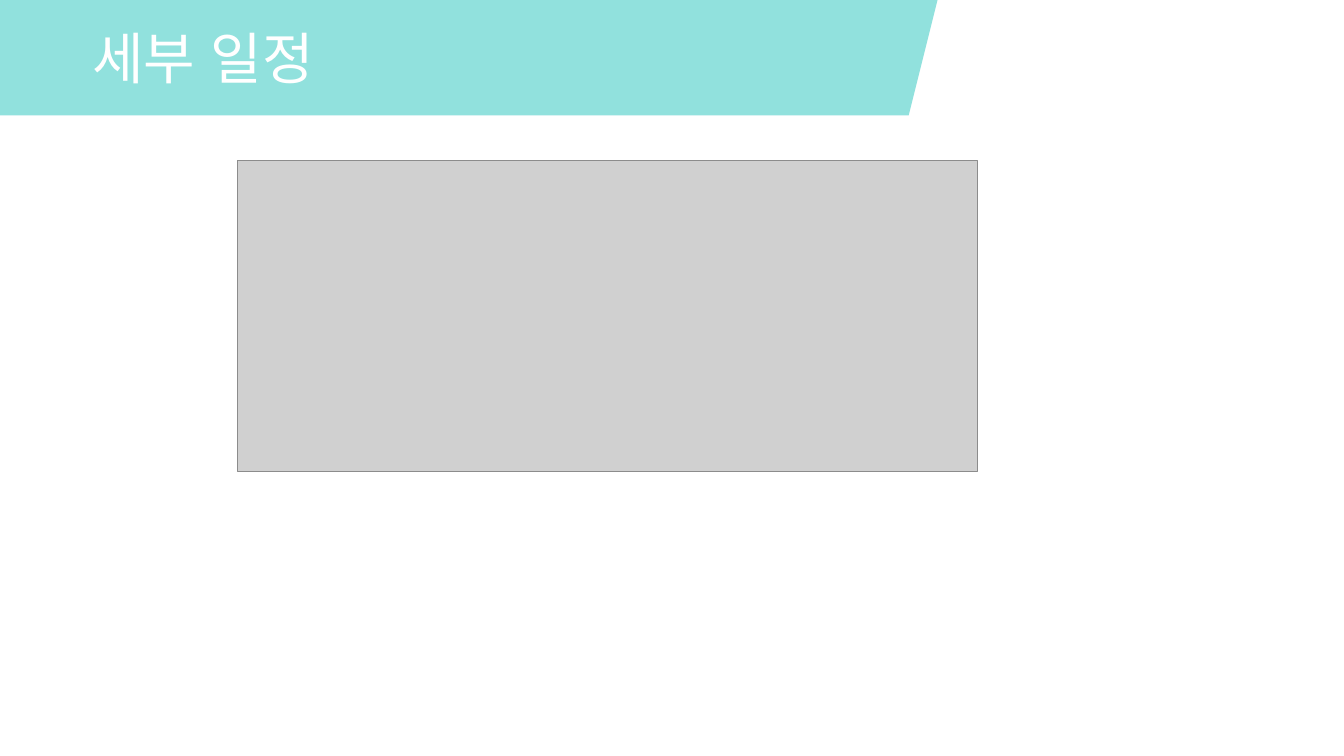
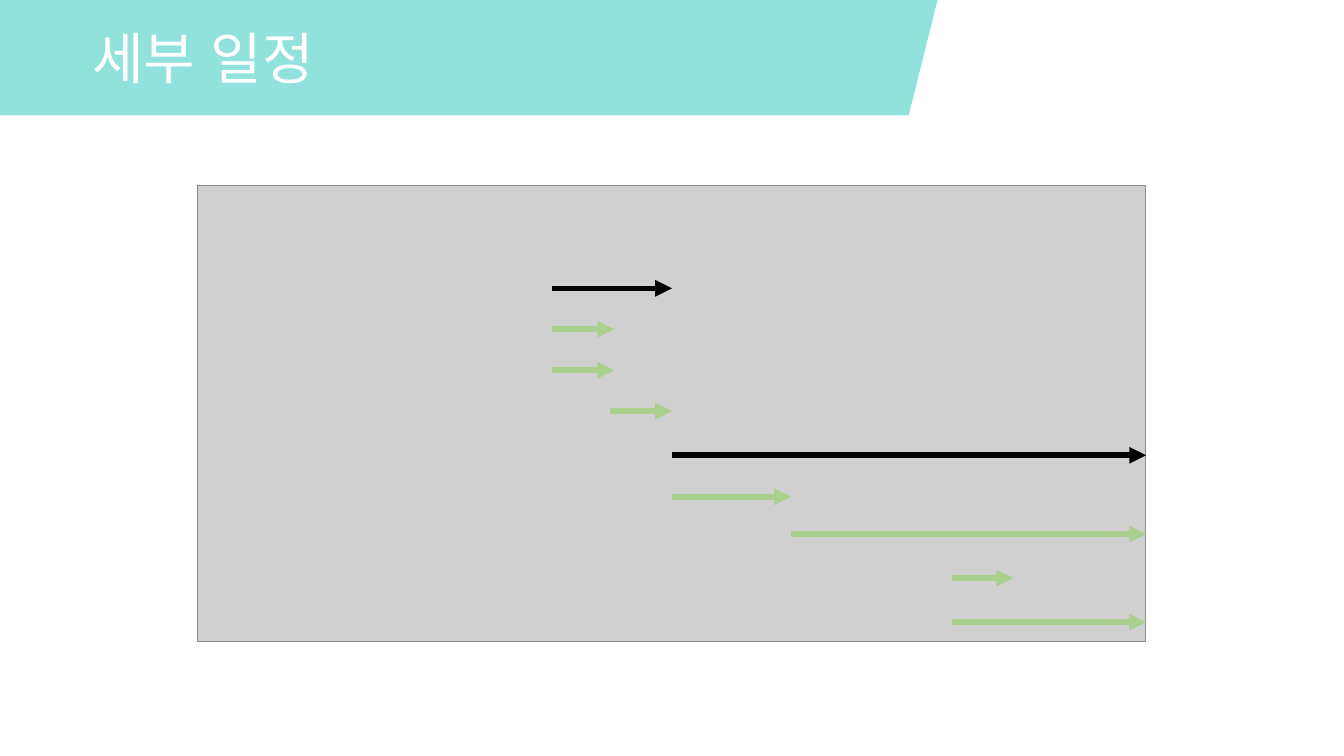
Before and after one commit to kang-seongbeom/Easy-Application, a slide deck: slide 8 of TaskFlow.pptx. Drawn at 1344x756 pixels with LibreOffice and Linux fonts; fonts in the diff are those of the drawing; grey boxes stand for pictures. Boxes give left, top, right and bottom in pixels: in the first picture for what was removed or moved away, otherwise in the second. Text is boxed around its words. In the diff, an @@ line names an element or a change of style, - is before the commit and + after.

```diff
--- a/TaskFlow.pptx
+++ b/TaskFlow.pptx
@@ picture: place and size @@
-picture at [237, 161, 977, 472]
+picture at [198, 186, 1146, 641]
@@ group added at [553, 288, 1146, 622]: 9 arrows @@
```
Also in this commit, not shown: 1 other slide changed, 1 slide removed.
